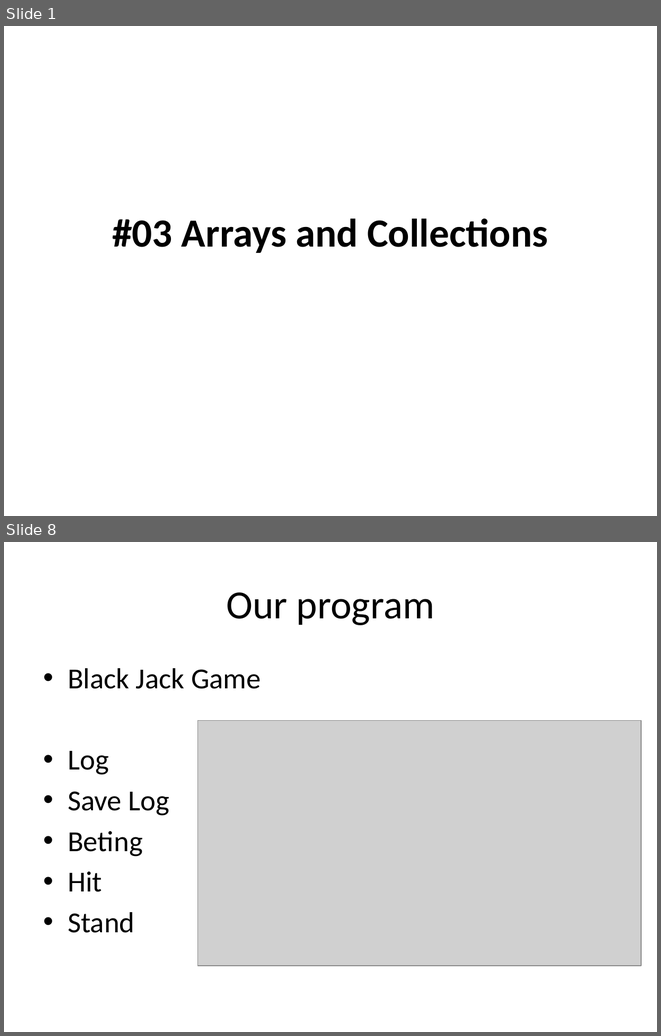
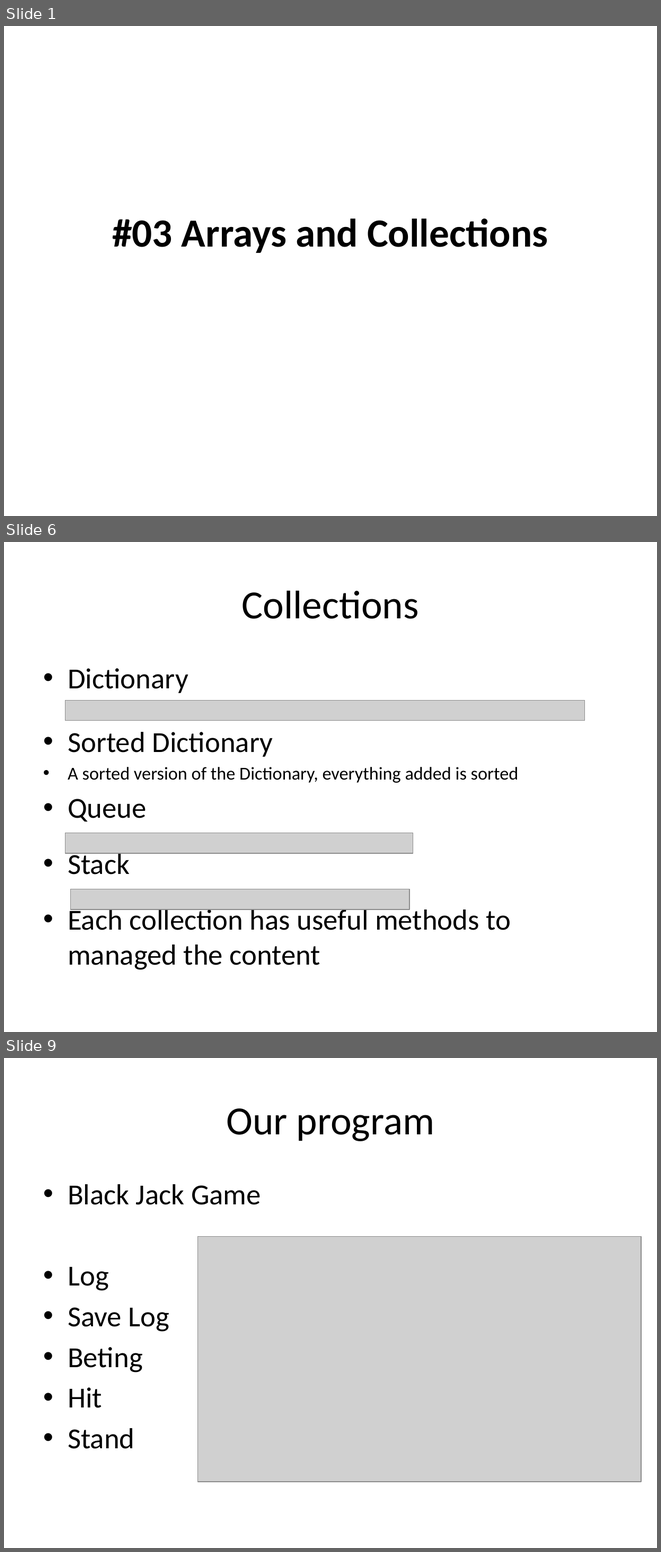
Before and after one commit to isurup/kalle-martin-group, a slide deck: OOPExam/03 Arrays and Collections.pptx. Shown one above the other, each under a label of ours: slides 1 and 8 before the commit, slides 1, 6 and 9 after it; the slides between them are not shown. The pictures are 661x1036 and 661x1552 pixels, drawn with LibreOffice and Linux fonts; fonts in the diff are those of the drawing; grey boxes stand for pictures. Boxes give left, top, right and bottom in pixels: in the first picture for what was removed or moved away, otherwise in the second. Text is boxed around its words. In the diff, an @@ line names an element or a change of style, - is before the commit and + after.

```diff
--- a/OOPExam/03 Arrays and Collections.pptx
+++ b/OOPExam/03 Arrays and Collections.pptx
@@ slide 6 added at box(4, 542, 657, 1032), background #FFFFFF @@
@@ title added at box(242, 590, 419, 619), 44 pt, text #000000 @@
+Collections
@@ text added at box(68, 668, 519, 970), 32 pt, text #000000 @@
+• Dictionary
+• Sorted Dictionary
+• A sorted version of the Dictionary, everything added is sorted
+• Queue
+• Stack
+• Each collection has useful methods to managed the content
@@ picture added at box(65, 700, 585, 720) @@
@@ picture added at box(65, 832, 413, 853) @@
@@ picture added at box(71, 889, 409, 909) @@
@@ what was slide 8 is now slide 9 @@
```
Also in this commit, not shown: 3 slides changed, 4 other slides added, 5 slides removed.
